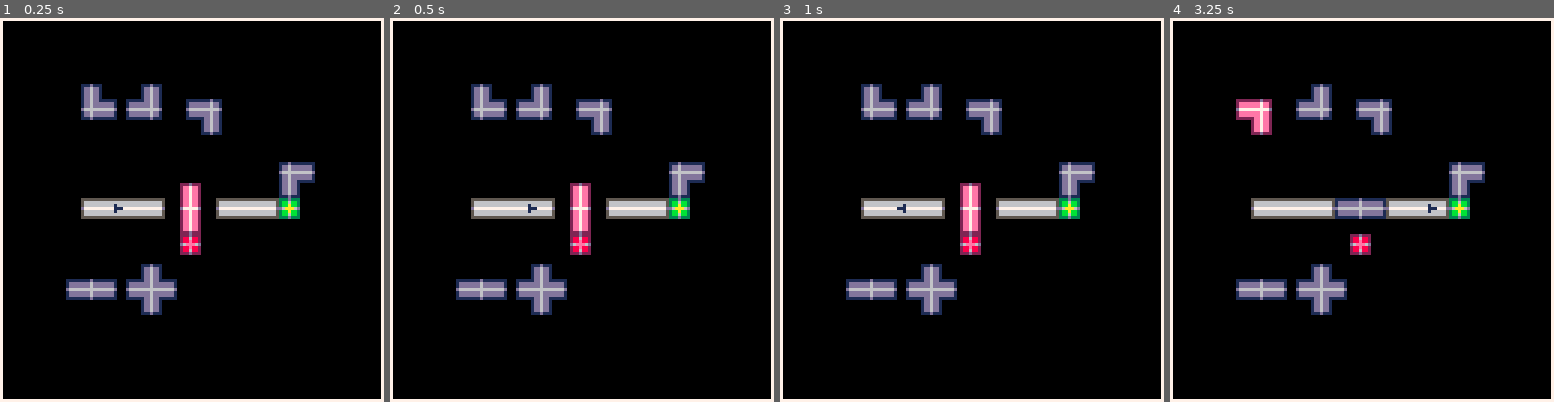
Above: before the commit, frames 1-4 (left to right).
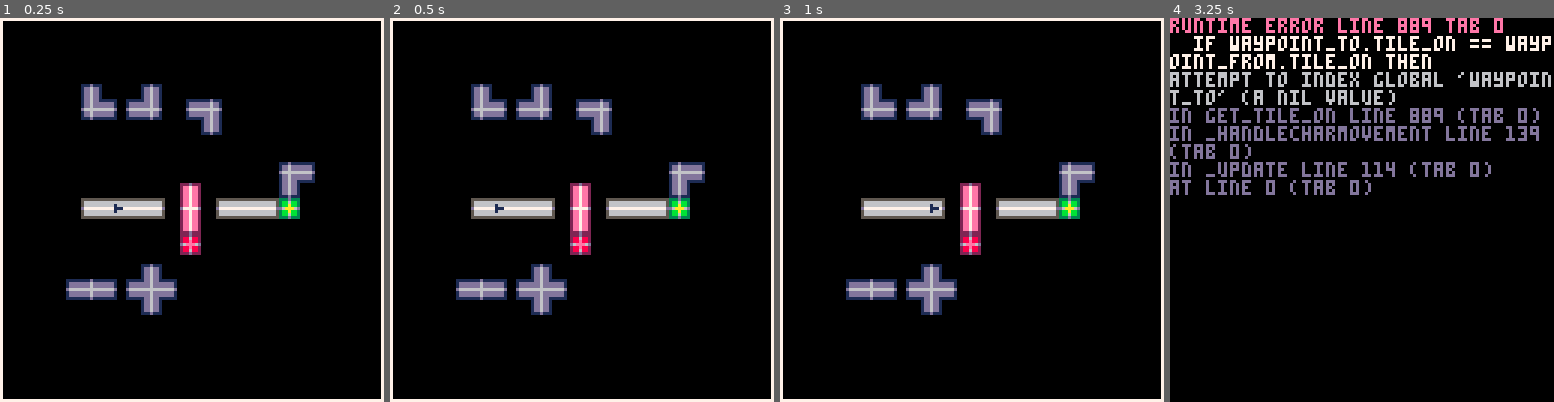
Above: after the commit, the same moments.

Repository: kreludan/rotatoes
Game: PICO-8 cartridge rotatoes.p8
Same seed, same stepped clock (60 frames per second), same inputs: the game is played once before the commit and once after it.
Inputs:
- Up to frame 1 (0.25 s): no input
- Up to frame 2 (0.5 s): tap X (X key) at 0.33 s
- Up to frame 3 (1 s): no input
- Up to frame 4 (3.25 s): tap X (X key) at 1.07, 1.85, 2.97 s; hold Right 1.6-2.1 s; hold Up 2.15-2.42 s; hold Right 2.47-3.03 s; hold Left from 3.08 s (still down)

Frame 1 is identical in both runs. In frame 2, less than 0.1% of the frame differs, in the area x 27-39%, y 48-51%; in frame 3, less than 0.1%; in frame 4, 21%, in the area x 0-100%, y 0-100%.
Error after the commit: runtime error line 889 tab 0; if waypoint_to.tile_on == waypoint_from.tile_on then; attempt to index global 'waypoint_to' (a nil value)

Commit message:
press X to reset

Diff:
--- a/rotatoes.p8
+++ b/rotatoes.p8
@@ -111,13 +111,11 @@
 end
 
 function _update()
-  if(level_state == "playing") then
-    _handleinputs()
-    _handlerots()
-    _handlerotends()
-    _handlecharmovement()
-    _handlecharcollisions()
-  end
+  _handleinputs()
+  _handlerots()
+  _handlerotends()
+  _handlecharmovement()
+  _handlecharcollisions()
 end
 
 function _handlecharcollisions()
@@ -148,6 +146,9 @@
 end
 
 function _handleinputs()
+  if btnp(❎) then
+    _init()
+  end
   if btnp(⬆️) then
     if controlled_tile
         == count(rotators_to_draw) then
--- a/src/0.global.lua
+++ b/src/0.global.lua
@@ -107,13 +107,11 @@
 end
 
 function _update()
-  if(level_state == "playing") then
-    _handleinputs()
-    _handlerots()
-    _handlerotends()
-    _handlecharmovement()
-    _handlecharcollisions()
-  end
+  _handleinputs()
+  _handlerots()
+  _handlerotends()
+  _handlecharmovement()
+  _handlecharcollisions()
 end
 
 function _handlecharcollisions()
@@ -144,6 +142,9 @@
 end
 
 function _handleinputs()
+  if btnp(❎) then
+    _init()
+  end
   if btnp(⬆️) then
     if controlled_tile
         == count(rotators_to_draw) then
